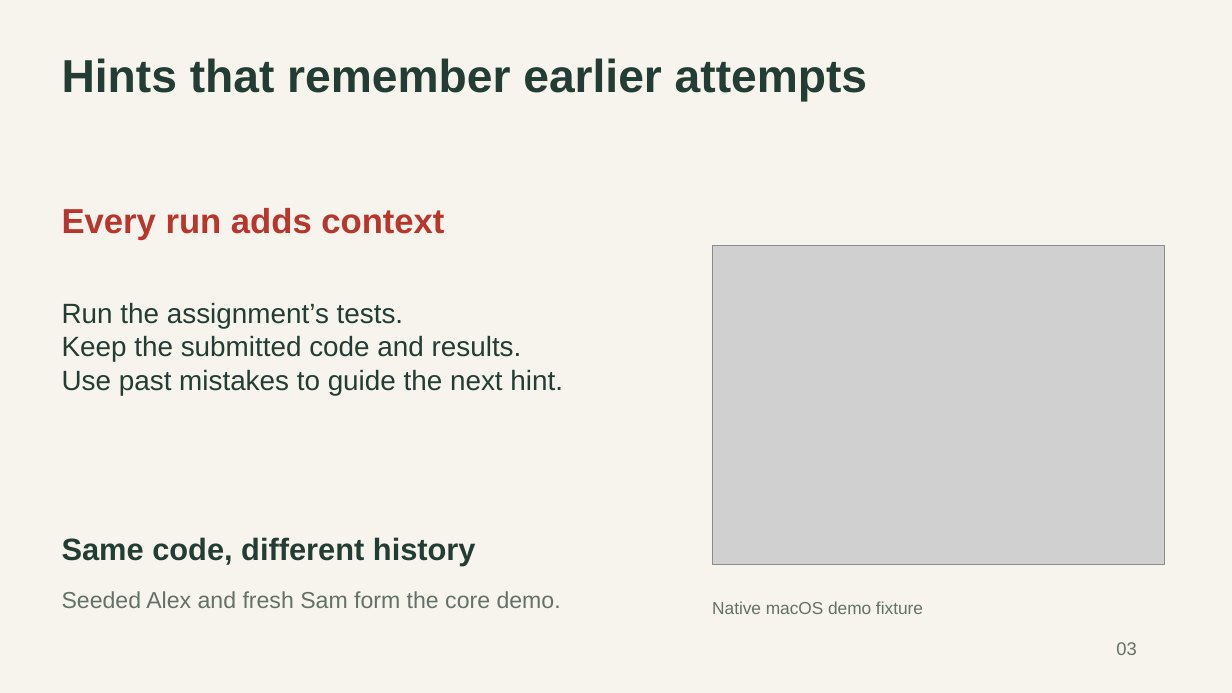
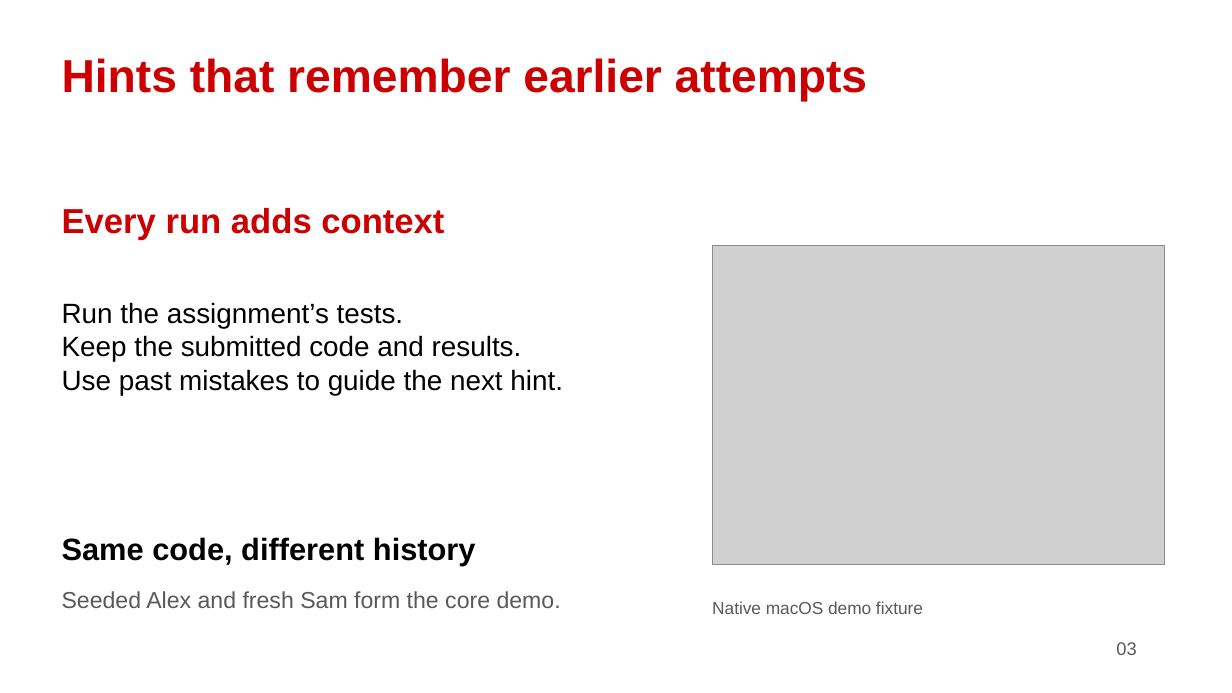
Before and after one commit to rahinarrianislam/WolfBox, a slide deck: slide 3 of presentations/WolfBox-Pitch.pptx. Drawn at 1232x693 pixels with LibreOffice and Linux fonts; fonts in the diff are those of the drawing; grey boxes stand for pictures. Boxes give left, top, right and bottom in pixels: in the first picture for what was removed or moved away, otherwise in the second. Text is boxed around its words. In the diff, an @@ line names an element or a change of style, - is before the commit and + after.

Commit message:
Theme presentation with NC State colors

```diff
--- a/presentations/WolfBox-Pitch.pptx
+++ b/presentations/WolfBox-Pitch.pptx
@@ background #F6F4EC to #FFFFFF @@
@@ text "Hints that remember earlier attempts" at (62, 58, 867, 102): text colour #233D34 to #CC0000 @@
@@ text "Every run adds context" at (62, 208, 444, 240): text colour #B9362D to #CC0000 @@
@@ text "Run the assignment’s tests." at (62, 302, 563, 395): text colour #233D34 to #000000 @@
@@ text "Same code, different history" at (62, 537, 476, 565): text colour #233D34 to #000000 @@
@@ text colour #647168 to #595959 in 3 elements at (1116, 642, 1136, 655), (62, 591, 561, 608), (712, 601, 923, 614) @@
```
Also in this commit, not shown: 9 other slides changed.
